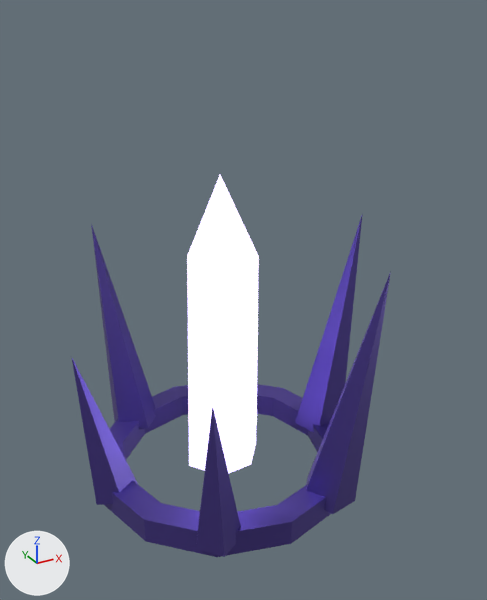
What one commit did to the glTF model public/assets/parts/dc_kade_crown_violet.glb.
Both versions are drawn from a 50 mm camera at (-0.267, -0.528, 0.437) aimed at (0.016, -0.014, 0.181). Every picture has the same lights, and +X, +Y and +Z are marked at lower left. The first picture is the older version. Where no turn or scale is listed for an object, it has been applied to the vertices. Vertices at exactly the same position are counted once.

Objects in the first picture: 'part.dc_kade_crown_violet'.
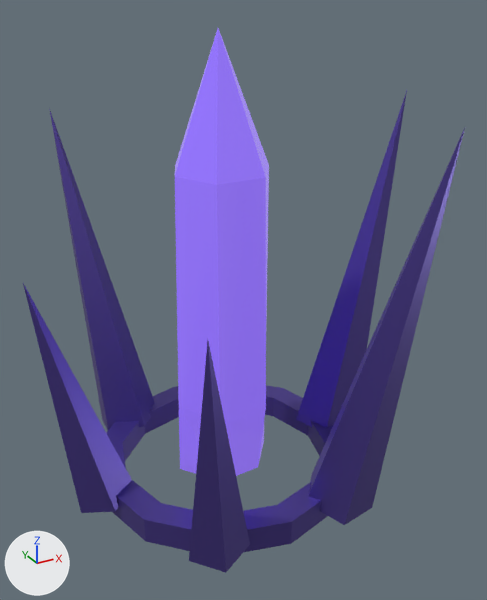
Where the newer file only moved an object's origin or applied its transform, the numbers keep the older frame.

What differs and where, as boxes (x1, y1, x2, y2) in the pictures (487 x 600 px; the box of a moved part takes in the faces that stretch with it):
'part.dc_kade_crown_violet', recoloured, reshaped (38% wider, 43% taller)
    before: (72, 175, 391, 557)
    after: (23, 28, 465, 573)
part 1 of me_deep_kit, moved or reshaped
    before: (187, 175, 259, 474)
    after: (175, 28, 269, 476)
part 2 of me_deep_kit, moved or reshaped
    before: (72, 213, 391, 557)
    after: (23, 91, 465, 573)
part 3 of me_deep_kit, recoloured
    before: (187, 175, 259, 474)
    after: (175, 28, 269, 476)

The edits, one by one:
Material 'dc_crystal_5a44b8_9d7bff_0.6' (mat_dc_crystal_5a44b8_9d7bff_0_6) is new.
Its base color is (0.102, 0.0578, 0.479) (blue #5a44b8).
Its metallic is 0.1.
Its roughness is 0.18.
Its emission color is (0.202, 0.119, 0.6) (purple #7c61cb).
Its emission strength is 1.0.
me_deep_kit is used by ob_part_dc_kade_crown_violet; location (0.008, -0.001, 0.144).
me_deep_kit had 103 vertices, 178 faces and spanned x -0.155..0.155, y -0.14..0.14, z -0.156..0.156.
me_deep_kit now has 103 vertices, 178 faces and spans x -0.187..0.199, y -0.178..0.177, z -0.156..0.276.
me_deep_kit part 1: the loose piece of 19 vertices spanning x -0.048..0.033, y -0.037..0.039, z -0.144..0.156 is scaled about its middle by (1.25, 1.25, 1.4), then moved by (0.0, 0.0, 0.06).
me_deep_kit part 2: 36 of 103 vertices moved; they spanned x -0.155..0.155, y -0.14..0.14, z -0.148..0.098 and now span x -0.187..0.199, y -0.178..0.177, z -0.151..0.217; mean shift (0.0, 0.0, 0.017); largest move (0.155, 0.001, 0.098) -> (0.199, 0.001, 0.217).
me_deep_kit part 3: all 34 faces that had it switch from mat_dc_crystal_8a78d8_d8c8ff_1_9 (blue #8a78d8, glowing purple #d8c8ff) to mat_dc_crystal_5a44b8_9d7bff_0_6 (blue #5a44b8, glowing purple #7c61cb).
